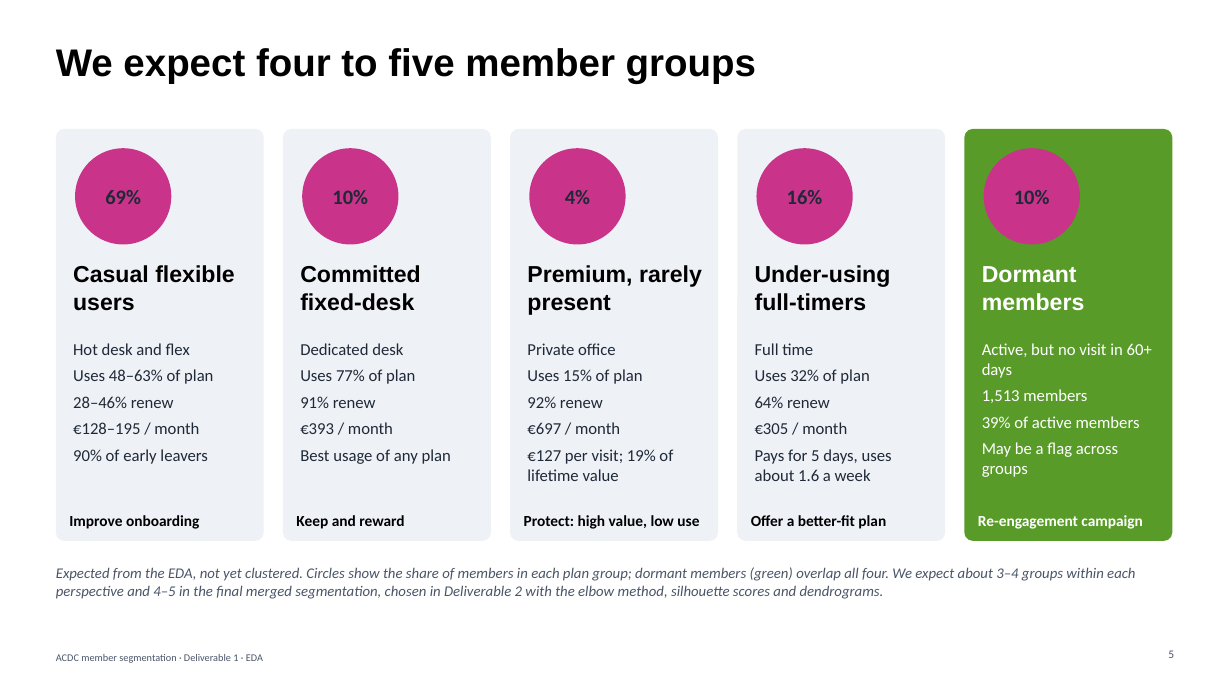
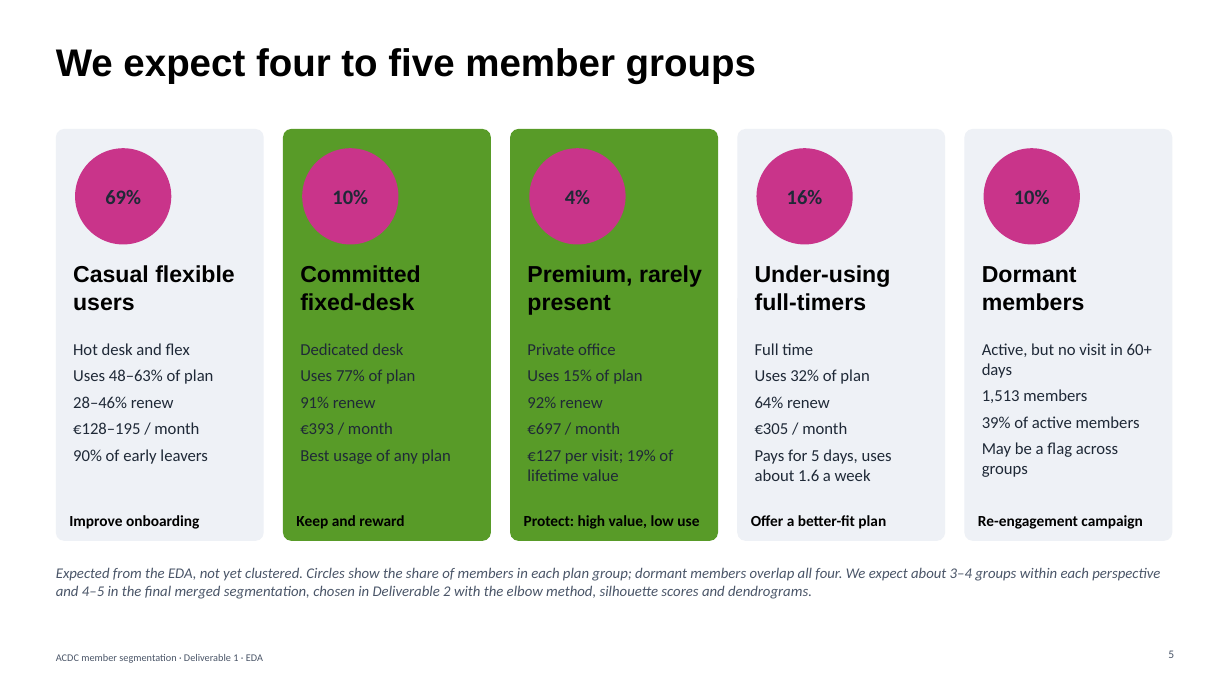
Before and after one commit to jfmenezes/Data-Mining-Project, a slide deck: slide 5 of Slides/Group34_EDA_Slides.pptx. Drawn at 1232x693 pixels with LibreOffice and Linux fonts; fonts in the diff are those of the drawing. Boxes give left, top, right and bottom in pixels: in the first picture for what was removed or moved away, otherwise in the second. Text is boxed around its words. In the diff, an @@ line names an element or a change of style, - is before the commit and + after.

Commit message:
updated with changes to slides

```diff
--- a/Slides/Group34_EDA_Slides.pptx
+++ b/Slides/Group34_EDA_Slides.pptx
@@ rounded rectangle at (x1=283, y1=129, x2=491, y2=542): fill #EEF1F6 to #589B28 @@
@@ rounded rectangle at (x1=510, y1=129, x2=718, y2=542): fill #EEF1F6 to #589B28 @@
@@ rounded rectangle at (x1=965, y1=129, x2=1173, y2=542): fill #589B28 to #EEF1F6 @@
@@ text "Dormant members" at (x1=982, y1=266, x2=1085, y2=311): text colour #FFFFFF to #000000 @@
@@ text "Active, but no visit in ..." at (x1=982, y1=343, x2=1152, y2=428): text colour #FFFFFF to #1F2937 @@
@@ text "Re-engagement campaign" at (x1=978, y1=515, x2=1143, y2=529): text colour #FFFFFF to #000000 @@
@@ text at (x1=56, y1=567, x2=1160, y2=599): text changed @@
-Expected from the EDA, not yet clustered. Circles show the share of members in each plan group; dormant members (green) overlap all four. We expect about 3–4 groups within each perspective and 4–5 in the final merged segmentation, chosen in Deliverable 2 with the elbow method, silhouette scores and dendrograms.
+Expected from the EDA, not yet clustered. Circles show the share of members in each plan group; dormant members overlap all four. We expect about 3–4 groups within each perspective and 4–5 in the final merged segmentation, chosen in Deliverable 2 with the elbow method, silhouette scores and dendrograms.
```
Also in this commit, not shown: 4 other slides changed, 4 other files.
